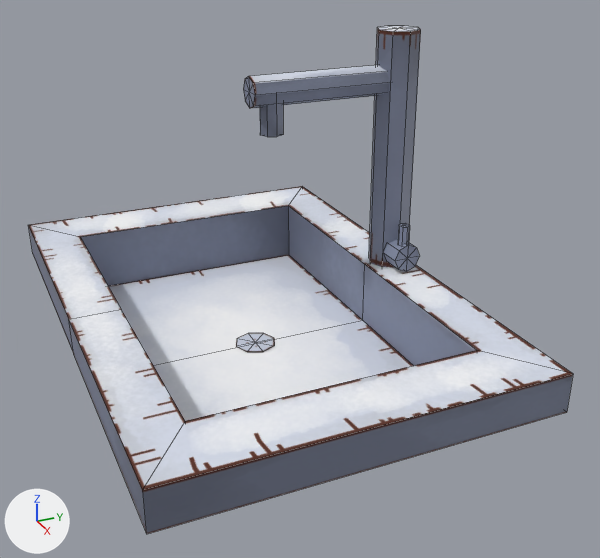
An edit to the FBX model OP_ChopChop!/Assets/OccAssets/Models/Environment/Sink.fbx, drawn before and after from the same camera.
The view is the same before and after, from a camera (50 mm lens) standing at (-0.009, 1.914, 1.713) and looking at (-1.235, 2.466, 1.1). The lights are fixed; the arrows at lower left show +X, +Y and +Z. Mesh edges are drawn as thin lines. Where no turn or scale is listed for an object, it has been applied to the vertices.

In view in the first picture: 'Kitchen_Sink', 'faucet'.
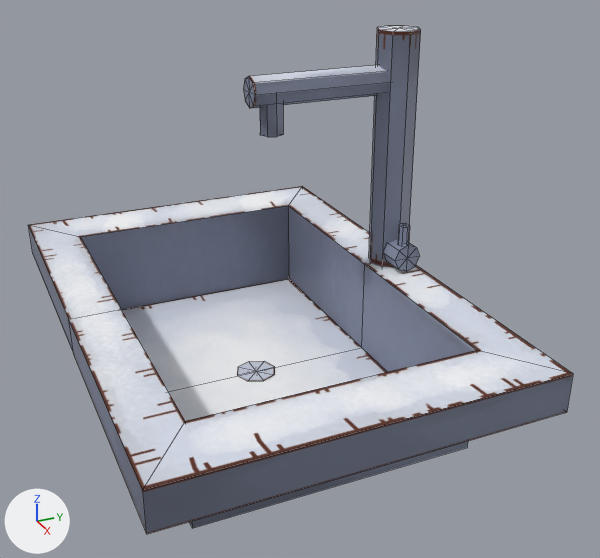
Boxes (x1, y1, x2, y2) around the edits, measured in the pictures (600 x 558 px; the box of a moved part takes in the faces that stretch with it):
'Kitchen_Sink', reshaped, moved: (28, 26, 573, 534) in both
part 1 of me_mesh, moved or reshaped: before (236, 333, 275, 352); after (237, 361, 275, 381)
part 2 of me_mesh, moved or reshaped: (369, 26, 421, 267) in both
part 3 of me_mesh, moved or reshaped: (243, 65, 390, 108) in both
part 4 of me_mesh, moved or reshaped: (260, 101, 283, 137) in both
part 5 of me_mesh, moved or reshaped: before (108, 255, 413, 421); after (122, 279, 387, 421)
part 6 of me_mesh, moved or reshaped: before (69, 309, 185, 533); after (69, 309, 192, 533)
part 7 of me_mesh, moved or reshaped: (143, 263, 573, 534) in both
part 8 of me_mesh, moved or reshaped: (28, 225, 121, 352) in both
part 9 of me_mesh, moved or reshaped: before (31, 186, 370, 320); after (31, 186, 370, 348)

The edits, one by one:
me_mesh is used by ob_kitchen_sink; location (-1.311, 2.443, 1.295).
me_mesh had 86 vertices, 92 faces and spanned x -0.49..0.49, y -0.371..0.285, z -0.35..0.212.
me_mesh now has 86 vertices, 92 faces and spans x -0.49..0.49, y -0.328..0.328, z -0.312..0.312.
me_mesh part 1: the loose piece of 9 vertices spanning x -0.039..0.039, y -0.075..0.003, z -0.348 is moved by (0.0, 0.043, 0.037).
me_mesh part 2: the loose piece of 17 vertices spanning x -0.039..0.039, y 0.207..0.285, z -0.276..0.212 is moved by (0.0, 0.043, 0.1).
me_mesh part 3: the loose piece of 18 vertices spanning x -0.027..0.027, y -0.036..0.24, z 0.099..0.152 is moved by (0.0, 0.043, 0.1).
me_mesh part 4: the loose piece of 18 vertices spanning x -0.021..0.021, y -0.018..0.025, z 0.051..0.131 is moved by (0.0, 0.043, 0.1).
me_mesh part 5: all 6 vertices in x -0.372..0.372, y -0.282..0.194, z -0.35 are moved by (0.0, 0.043, 0.038).
me_mesh part 6: 6 of the vertices in x 0.0..0.49, y -0.371..-0.282, z -0.295..-0.227 are moved by (0.0, 0.043, 0.1).
me_mesh part 7: 6 of the vertices in x 0.0..0.49, y 0.194..0.283, z -0.295..-0.227 are moved by (0.0, 0.043, 0.1).
me_mesh part 8: 3 of the vertices in x -0.49..-0.372, y -0.371..-0.282, z -0.295..-0.227 are moved by (0.0, 0.043, 0.1).
me_mesh part 9: 3 of the vertices in x -0.49..-0.372, y 0.194..0.283, z -0.295..-0.227 are moved by (0.0, 0.043, 0.1).
Object 'Kitchen_Sink' (ob_kitchen_sink) moves from (-1.311, 2.443, 1.295) to (-1.311, 2.4, 1.195).
